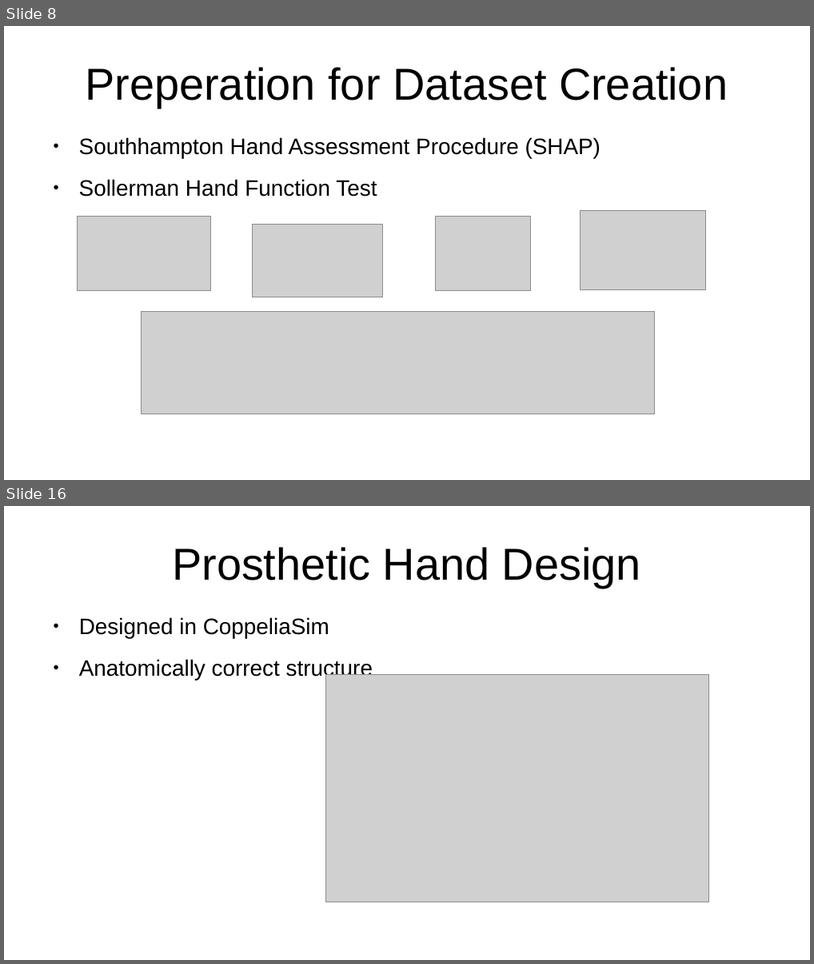
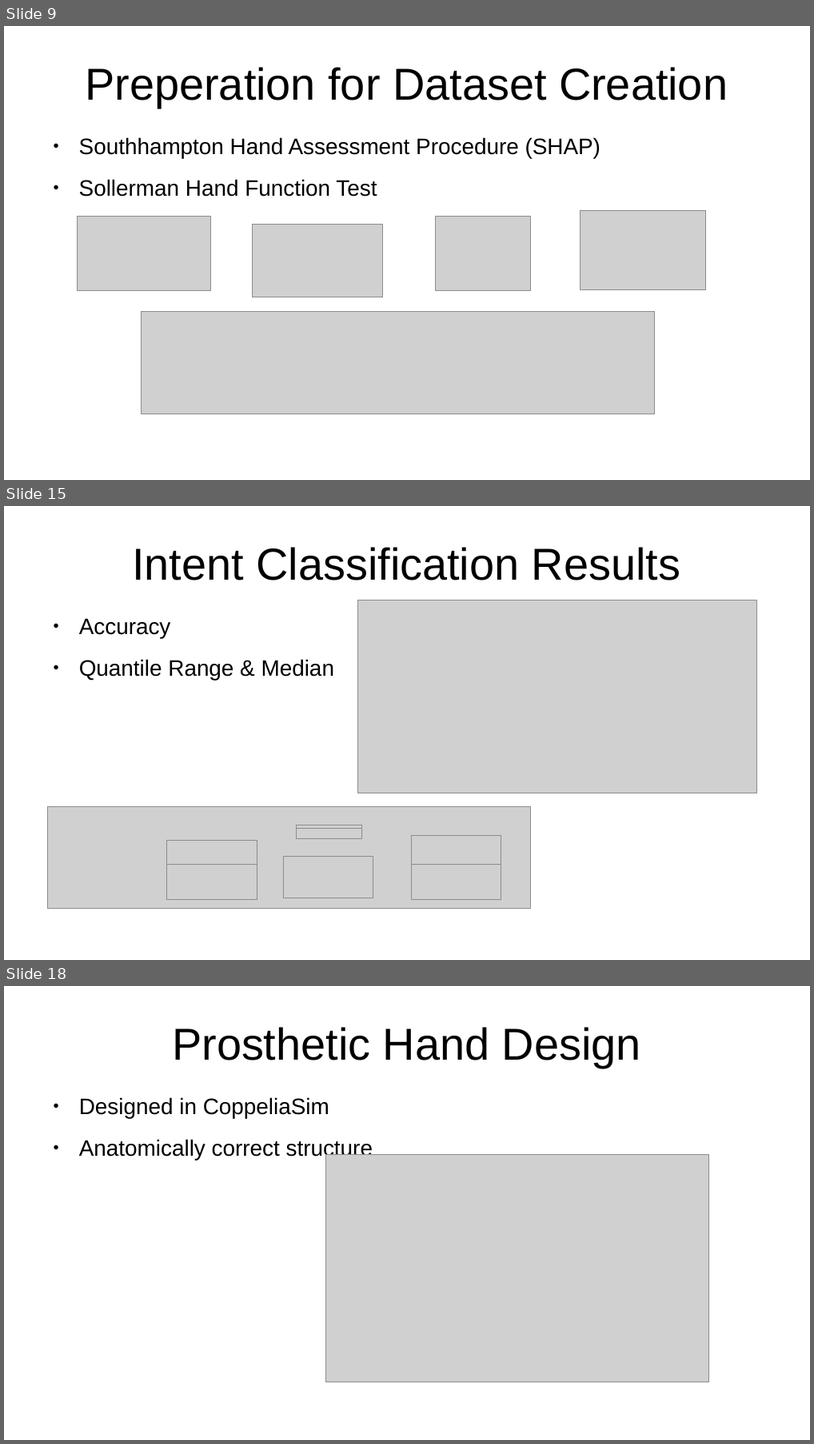
Before and after one commit to thom9258/masters-thesis, a slide deck: presentation/Presentation.odp. Shown one above the other, each under a label of ours: slides 8 and 16 before the commit, slides 9, 15 and 18 after it; the slides between them are not shown. The pictures are 814x964 and 814x1444 pixels, drawn with LibreOffice and Linux fonts; fonts in the diff are those of the drawing; grey boxes stand for pictures. Boxes give left, top, right and bottom in pixels: in the first picture for what was removed or moved away, otherwise in the second. Text is boxed around its words. In the diff, an @@ line names an element or a change of style, - is before the commit and + after.

```diff
--- a/presentation/Presentation.odp
+++ b/presentation/Presentation.odp
@@ slide 15 added at bbox=[4, 506, 810, 960], background #FFFFFF @@
@@ title added at bbox=[132, 547, 681, 580], 44 pt, text #000000 @@
+Intent Classification Results
@@ picture added at bbox=[358, 600, 758, 793] @@
@@ text added at bbox=[79, 618, 334, 680], 22 pt, text #000000 @@
+● Accuracy
+● Quantile Range & Median
@@ picture added at bbox=[48, 807, 531, 908] @@
@@ picture added at bbox=[167, 840, 257, 876] @@
@@ picture added at bbox=[297, 824, 362, 836] @@
@@ picture added at bbox=[297, 828, 362, 839] @@
@@ picture added at bbox=[411, 836, 502, 871] @@
@@ picture added at bbox=[167, 864, 257, 900] @@
@@ picture added at bbox=[283, 856, 374, 898] @@
@@ picture added at bbox=[411, 864, 502, 900] @@
@@ what was slide 8 is now slide 9 @@
@@ what was slide 16 is now slide 18 @@
```
Also in this commit, not shown: 11 slides changed, 3 other slides added, 2 slides removed.
